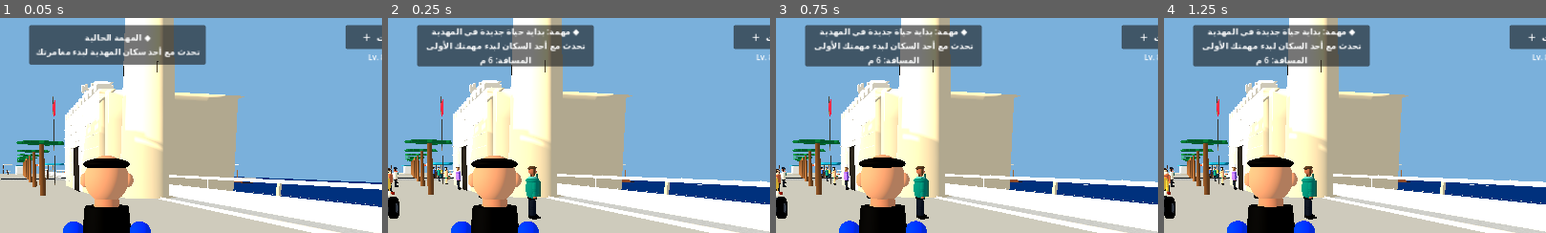
Above: before the commit, frames 1-4 (left to right).
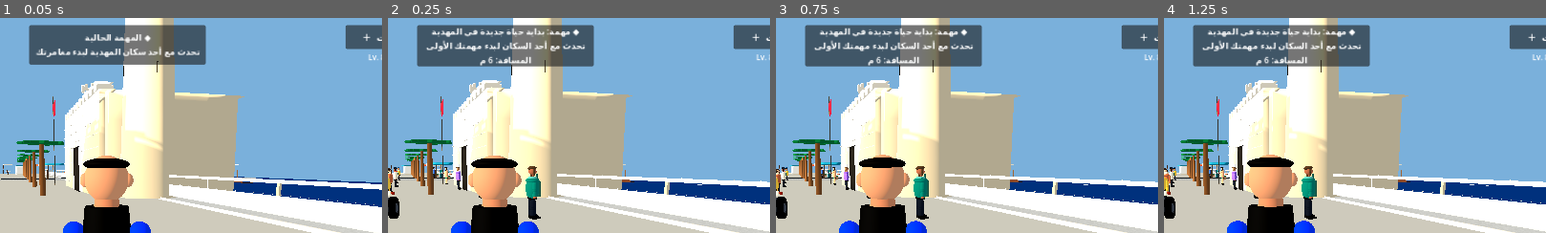
Above: after the commit, the same moments.

Repository: stevennpllk-crypto/REAL-LIFE-MAHDIA
Game: Godot game, scene res://scenes/Main.tscn
Same seed, same stepped clock (60 frames per second), same inputs: the game is played once before the commit and once after it.
Inputs:
- Up to frame 1 (0.05 s): no input
- Up to frame 2 (0.25 s): no input
- Up to frame 3 (0.75 s): click "⌂" at 0.5 s
- Up to frame 4 (1.25 s): no input
The pictures show only the part of the screen within x 35-85%, y 0-50%; the shares and areas given below are measured in that part.

Frame 1 is identical in both runs. In frame 2, less than 0.1% of the frame differs, in the area x 2-15%, y 69-76%; in frame 3, less than 0.1%; in frame 4, less than 0.1%.

Commit message:
Place beachgoer Sarah at the actual shoreline position

Diff:
--- a/scripts/main.gd
+++ b/scripts/main.gd
@@ -717,8 +717,8 @@
 		Vector3(51.0, 0, -44.2), Vector3(46.0, 0, -50.0),
 		Vector3(40.0, 0, -44.0), Vector3(35.0, 0, -50.0),
 		Vector3(29.0, 0, -44.2), Vector3(24.0, 0, -50.0),
-		Vector3(18.0, 0, -44.0), Vector3(13.0, 0, -50.0),
-		Vector3(-18.0, 0, -53.0), Vector3(2.0, 0, -50.0)
+		Vector3(18.0, 0, -44.0), Vector3(-18.0, 0, -53.0),
+		Vector3(7.0, 0, -44.2), Vector3(2.0, 0, -50.0)
 	]
 	var resident_budget: int = sidewalk_positions.size()
 	for i in range(mini(sidewalk_positions.size(), resident_budget)):
